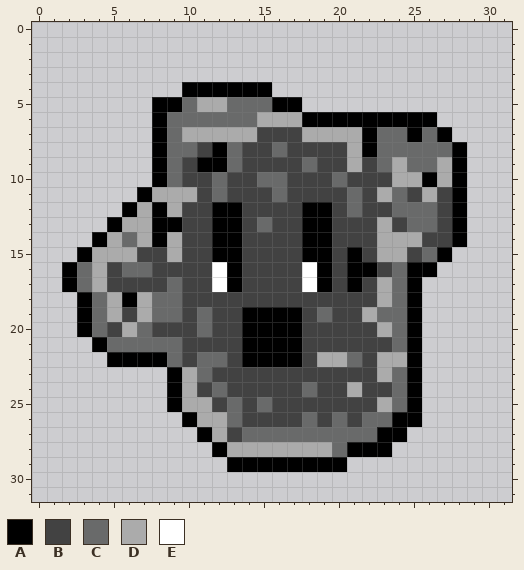
Two versions of one pixel-art sprite, src/assets/asteroid-art/asteroid-mouth-open.png. The first picture shows the starting point.
Rulers count pixels.
Palette (. is transparent): A #000000  B #424242  C #696a6a  D #ababab  E #ffffff
Pixels before, first column x 2:
 4 ........AAAAAA.............
 5 ......AACDDCCCAA...........
 6 ......ACCCCCCDDDAAAAAAAAA..
 7 ......ACDDDDDBBBDDDDACCACA.
 8 ......ACCBACBBCBBBBDACCCCCA
 9 ......ACBAACBBBBCBBDBCDCCDA
10 ......ACBBCBBCCBBBCBBBDDADA
11 .....ADDDBCBBBCBBBBCBDCBDBA
12 ....ADADBBAABBBBAABCBBCCCBA
13 ...ADDAABBAABCBBAABBBDBCCBA
14 ..ADCDADBBAABBBBAABBBDDDBBA
15 .ADDDBBDBBAABBBBAABABDDBCA.
16 ACDBCCBBBBEABBBBEABAABCAA..
17 ACDBBBBCBBEABBBBEABABDCA...
18 .ACDADCCBBBBBBBBBBBBBDCA...
19 .ACDBDCCBCBBAAAABCBBDCCA...
20 .ACBDCBBBCBBAAAABBBBBDCA...
21 ..ACCCCCBBBBAAAABBBBBBCA...
22 ...AAAACBCCBAAAABDDCBDDA...
23 .......ADCBBBBBBBBBBBDCA...
24 .......ADBCBBBBBCBBDBBCA...
25 .......ADDBCBCBBBBBBBDCA...
26 ........ADDCBBBBCBCBCCAA...
27 .........ADBCCCCCCCCCAA....
28 ..........ADDDDDDDCAAA.....
29 ...........AAAAAAAA........
Now the later version:
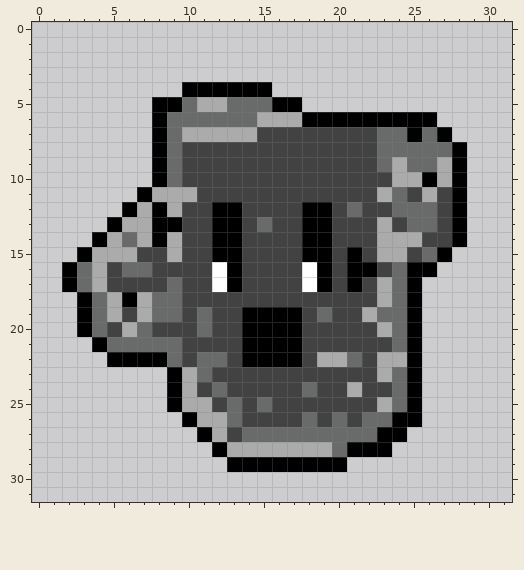
What changed:
file 32x32 -> 320x320 pixels (blocks of 1x1 -> 10x10; one block is one cell here)
Colour B replaces colour A in row 7 at x 22; in row 8 at x 12 and 22; in row 9 at x 11 to 12.
Colour B replaces colour C in row 8 at x 10, 13 and 16; in row 9 at x 13 and 18; in row 10 at x 12, 15 to 16 and 20; in row 11 at x 12, 16 and 21.
Colour B replaces colour D in row 7 at x 18 to 21; in rows 8 to 9 at x 21.
Where, in picture pixels (left, top, right, bottom), the same in both pictures:
changed: (182, 127, 377, 202)
